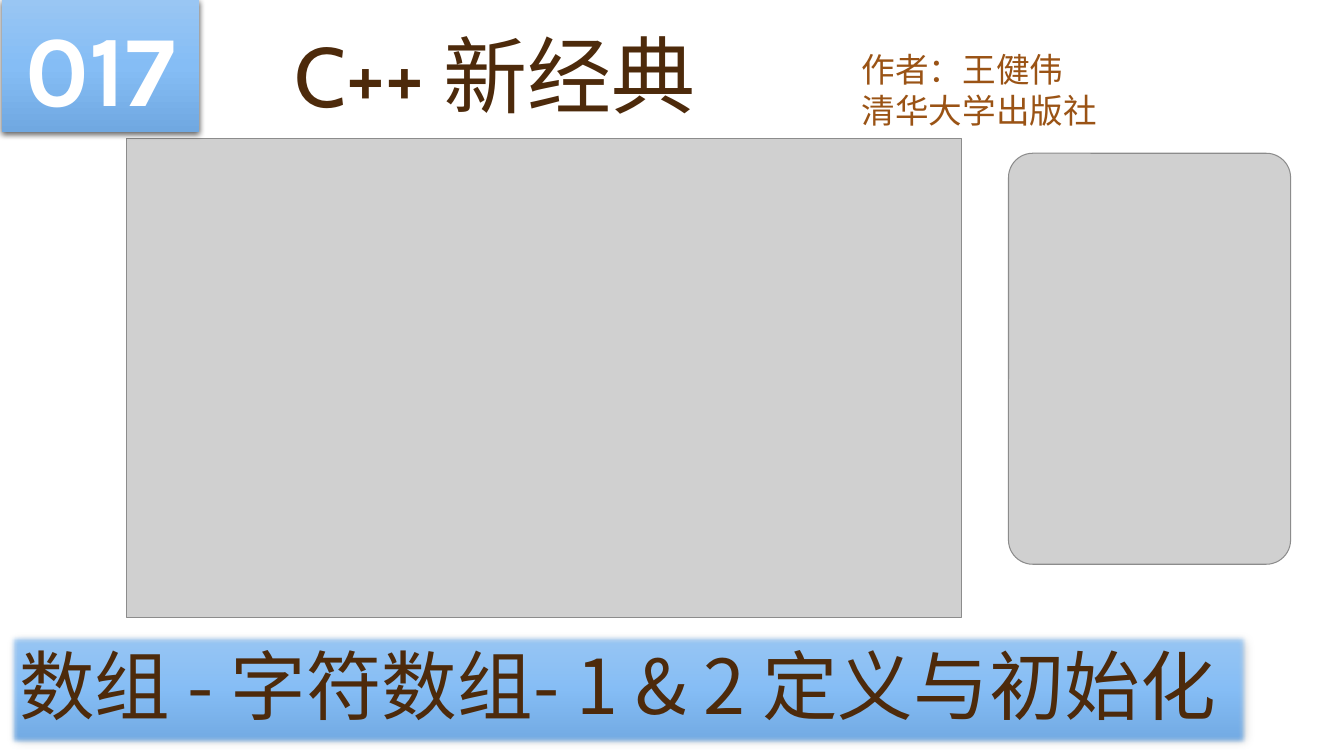
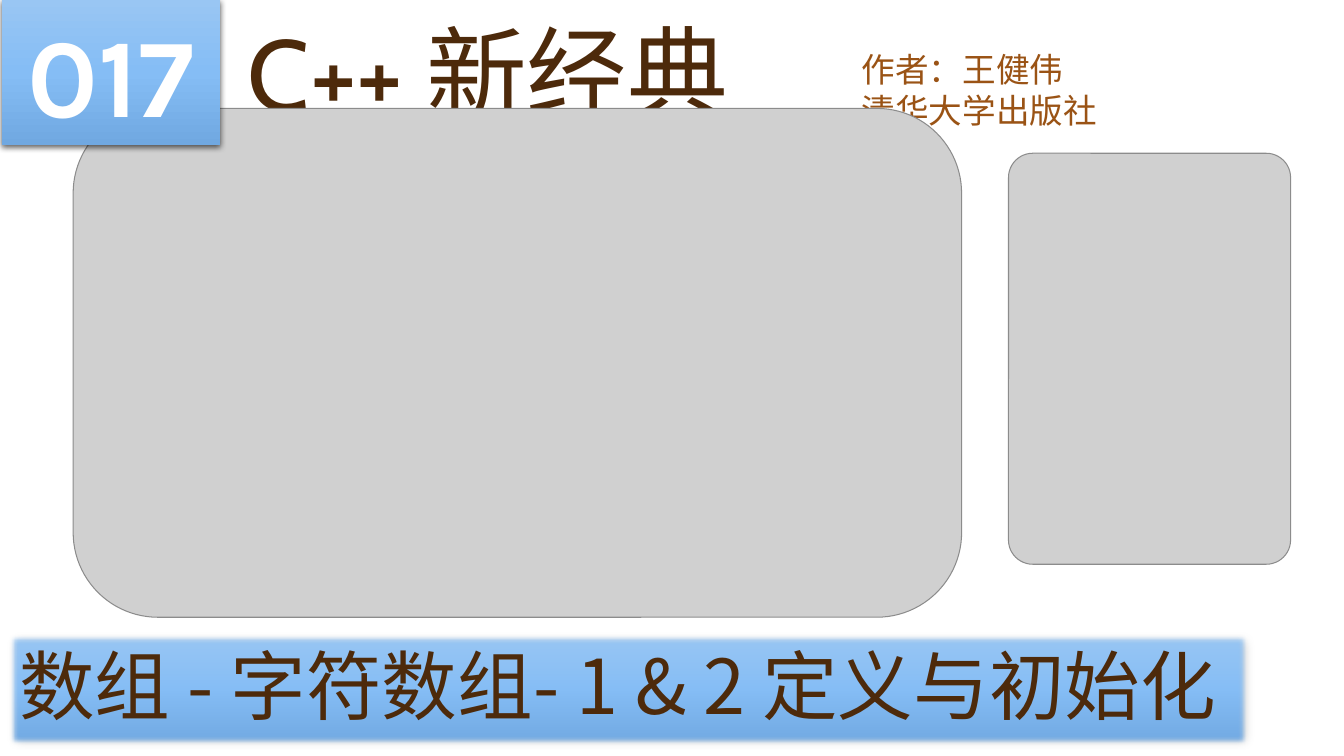
Before and after one commit to yasenstar/learn_cpp, a slide deck: slide 17 of cpp_new/C++ 新经典.pptx. Drawn at 1344x756 pixels with LibreOffice and Linux fonts; fonts in the diff are those of the drawing; grey boxes stand for pictures; background and template pictures are left out. Boxes give left, top, right and bottom in pixels: in the first picture for what was removed or moved away, otherwise in the second. Text is boxed around its words. In the diff, an @@ line names an element or a change of style, - is before the commit and + after.

```diff
--- a/cpp_new/C++ 新经典.pptx
+++ b/cpp_new/C++ 新经典.pptx
@@ rectangle "017": place and size @@
-rectangle "017" at [2, 0, 200, 132]
+rectangle "017" at [2, 0, 220, 145]
@@ rectangle "017" at [2, 0, 220, 145]: size 72 to 80 pt @@
@@ title "C++ 新经典": place and size @@
-title "C++ 新经典" at [295, 36, 695, 114]
+title "C++ 新经典" at [248, 26, 728, 137]
@@ title "C++ 新经典" at [248, 26, 728, 137]: size 60 to 72 pt; vertical alignment bottom to middle @@
@@ picture: place and size @@
-picture at [126, 139, 962, 618]
+picture at [74, 109, 962, 618]
```
Also in this commit, not shown: 7 other slides changed.
